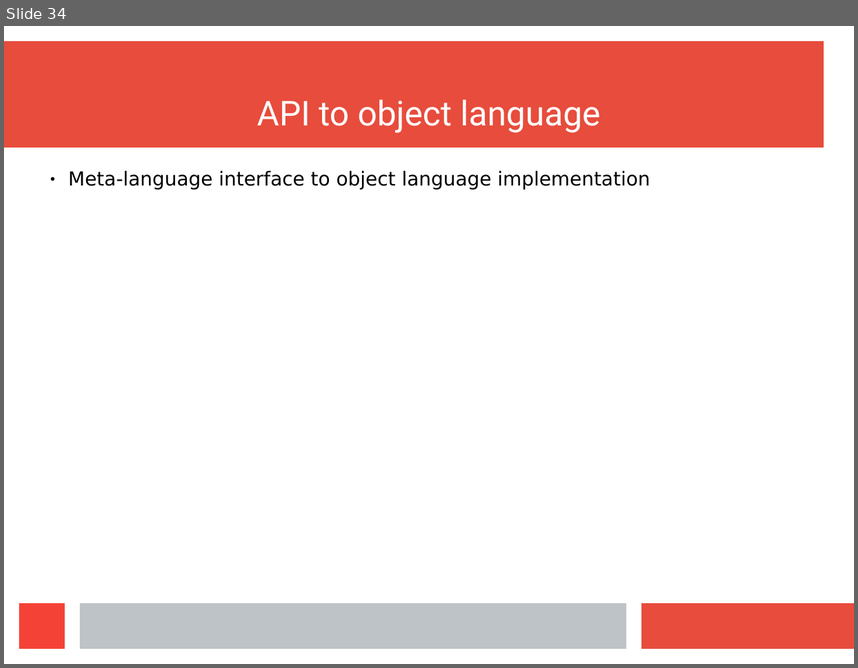
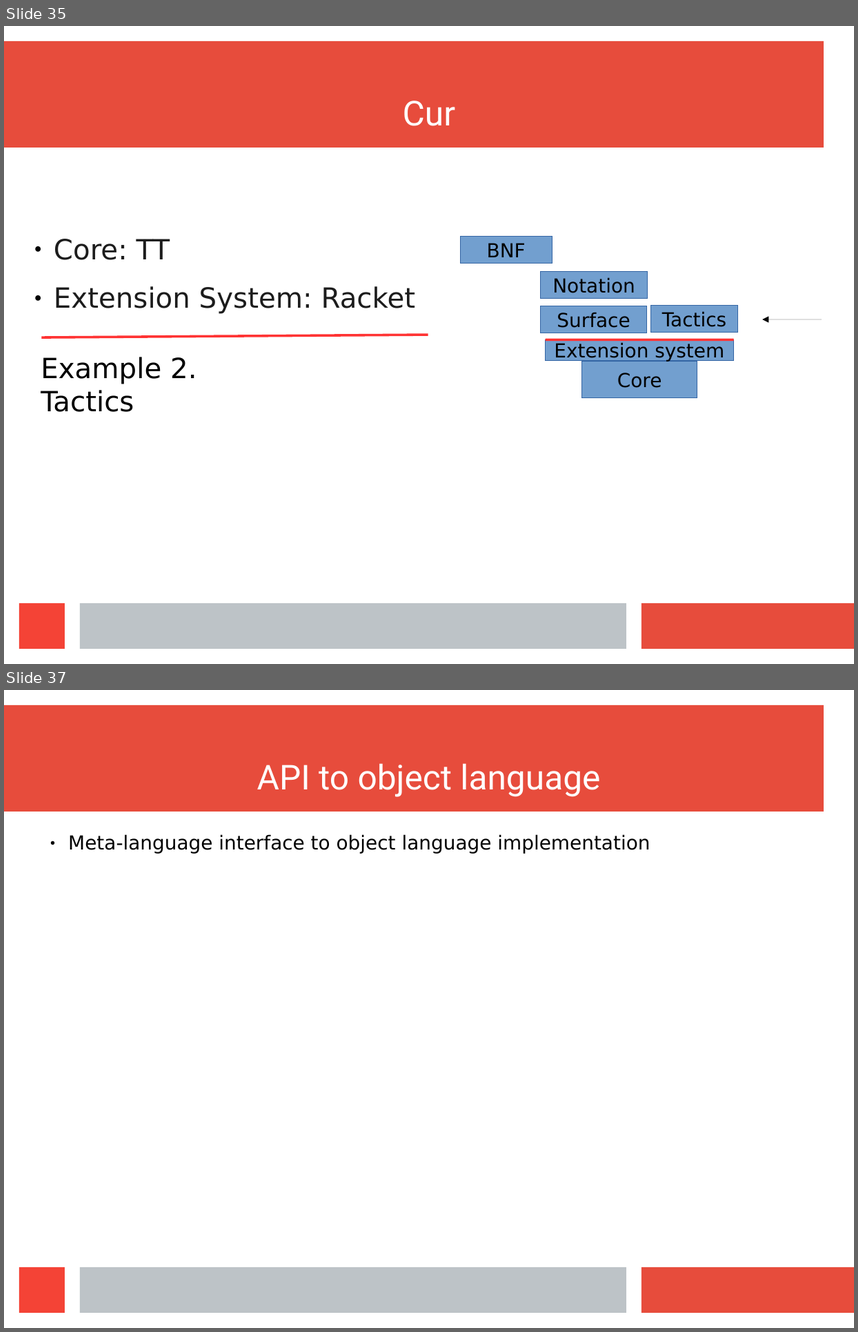
Before and after one commit to wilbowma/cur, a slide deck: hope-2016/slides.odp. Shown one above the other, each under a label of ours: slide 34 before the commit, slides 35 and 37 after it; the slides between them are not shown. The pictures are 858x668 and 858x1332 pixels, drawn with LibreOffice and Linux fonts; fonts in the diff are those of the drawing. Boxes give left, top, right and bottom in pixels: in the first picture for what was removed or moved away, otherwise in the second. Text is boxed around its words. In the diff, an @@ line names an element or a change of style, - is before the commit and + after.

Commit message:
Finished match example

```diff
--- a/hope-2016/slides.odp
+++ b/hope-2016/slides.odp
@@ slide 35 added at [4, 26, 854, 664], background #FFFFFF; not listed: 4 template elements that a slide beside it also shows @@
@@ title added at [403, 101, 455, 126], 32 pt, text #FFFFFF @@
+Cur
@@ text added at [54, 239, 416, 314], 26 pt, text #1C1C1C @@
+● Core: TT
+● Extension System: Racket
@@ rectangle added at [461, 236, 553, 263], fill #729FCF, outline #3465A4 0 pt, 18 pt, text #000000 @@
+BNF
@@ rectangle added at [541, 272, 648, 299], fill #729FCF, outline #3465A4 0 pt, 18 pt, text #000000 @@
+Notation
@@ rectangle added at [541, 306, 647, 333], fill #729FCF, outline #3465A4 0 pt, 18 pt, text #000000 @@
+Surface
@@ rectangle added at [651, 305, 737, 332], fill #729FCF, outline #3465A4 0 pt, 18 pt, text #000000 @@
+Tactics
@@ line added from (42, 338) to (428, 334), #FF3333 2.3 pt @@
@@ arrow added from (822, 319) to (763, 319), #000000 0 pt @@
@@ text added at [41, 357, 197, 412], 26 pt, text #000000 @@
+Example 2.
+Tactics
@@ rectangle added at [546, 339, 734, 360], fill #729FCF, outline #3465A4 0 pt, 18 pt, text #000000 @@
+Extension system
@@ line added from (546, 339) to (734, 339), #FF3333 2.3 pt @@
@@ rectangle added at [582, 361, 697, 398], fill #729FCF, outline #3465A4 0 pt, 18 pt, text #000000 @@
+Core
@@ what was slide 34 is now slide 37 @@
```
Also in this commit, not shown: 16 slides changed, 4 other slides added, 9 slides removed.
